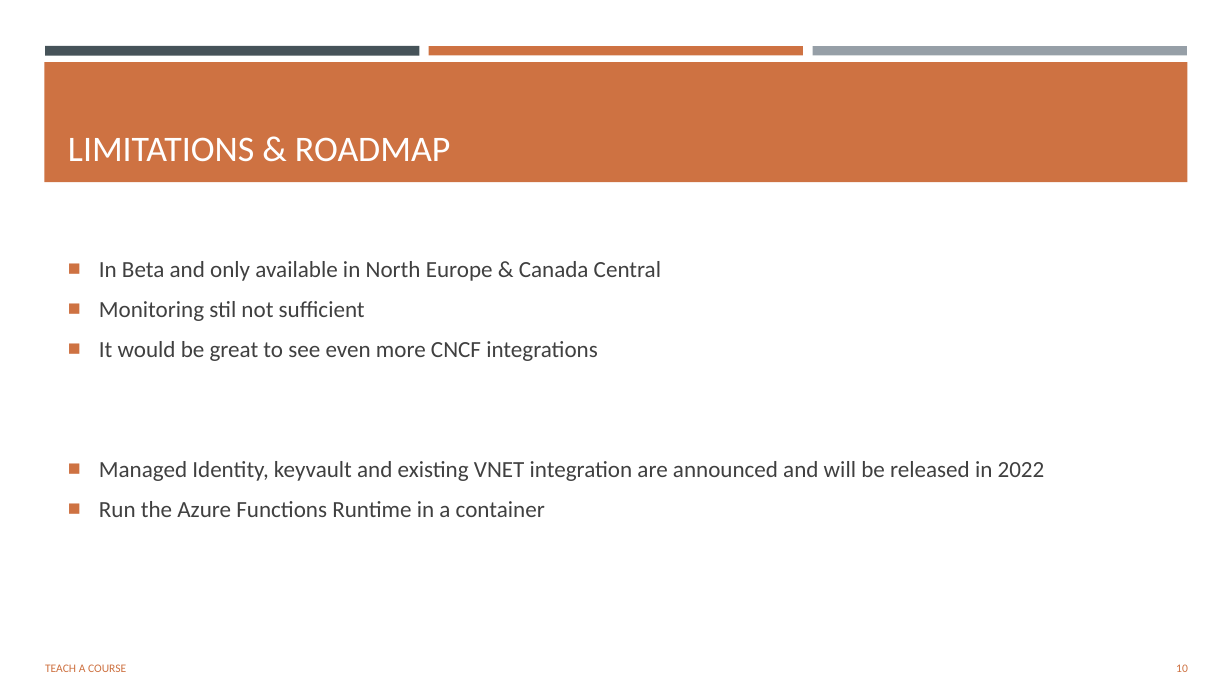
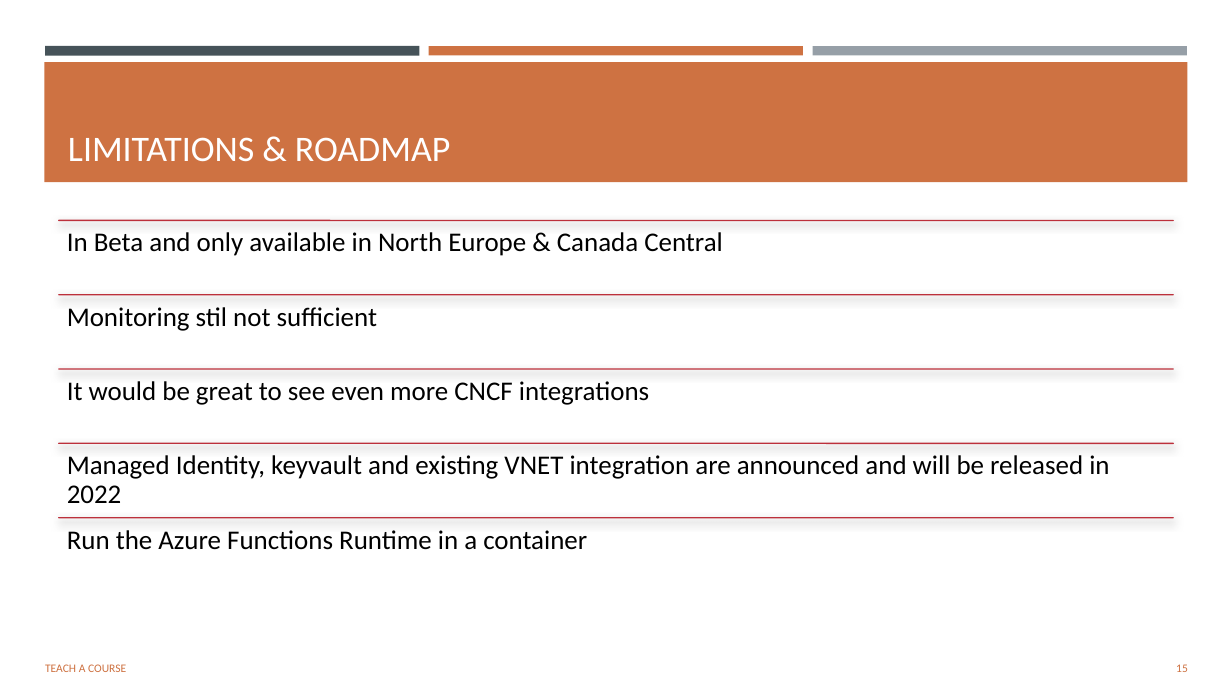
Before and after one commit to msjonathan/aca-demo, a slide deck: slide 15 of presentation/Application Container Apps.pptx (slide 10 before the commit). Drawn at 1232x693 pixels with LibreOffice and Linux fonts; fonts in the diff are those of the drawing. Boxes give left, top, right and bottom in pixels: in the first picture for what was removed or moved away, otherwise in the second. Text is boxed around its words. In the diff, an @@ line names an element or a change of style, - is before the commit and + after.

```diff
--- a/presentation/Application Container Apps.pptx
+++ b/presentation/Application Container Apps.pptx
@@ text removed at box(99, 261, 1045, 517) @@
-■ In Beta and only available in North Europe & Canada Central
-■ Monitoring stil not sufficient
-■ It would be great to see even more CNCF integrations
-■ Managed Identity, keyvault and existing VNET integration are announced and will be released in 2022
-■ Run the Azure Functions Runtime in a container
@@ group added at box(59, 221, 1174, 550): 5 lines, 5 texts @@
+In Beta and only available in North Europe & Canada Central
+Monitoring stil not sufficient
+It would be great to see even more CNCF integrations
+Managed Identity, keyvault and existing VNET integration are announced and will be released in 2022
+Run the Azure Functions Runtime in a container
@@ page number at box(1176, 664, 1188, 672): text changed @@
-10
+15
```
Also in this commit, not shown: 7 other slides changed, 5 slides added, 9 slides removed, 2 other files.
